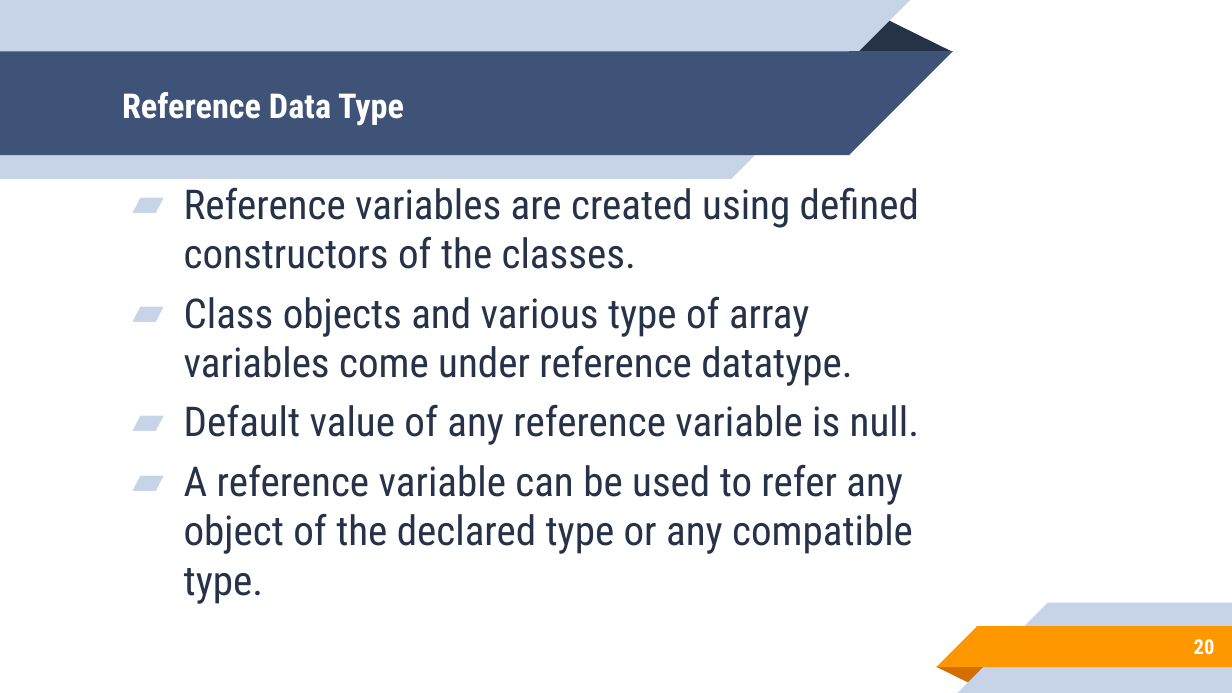
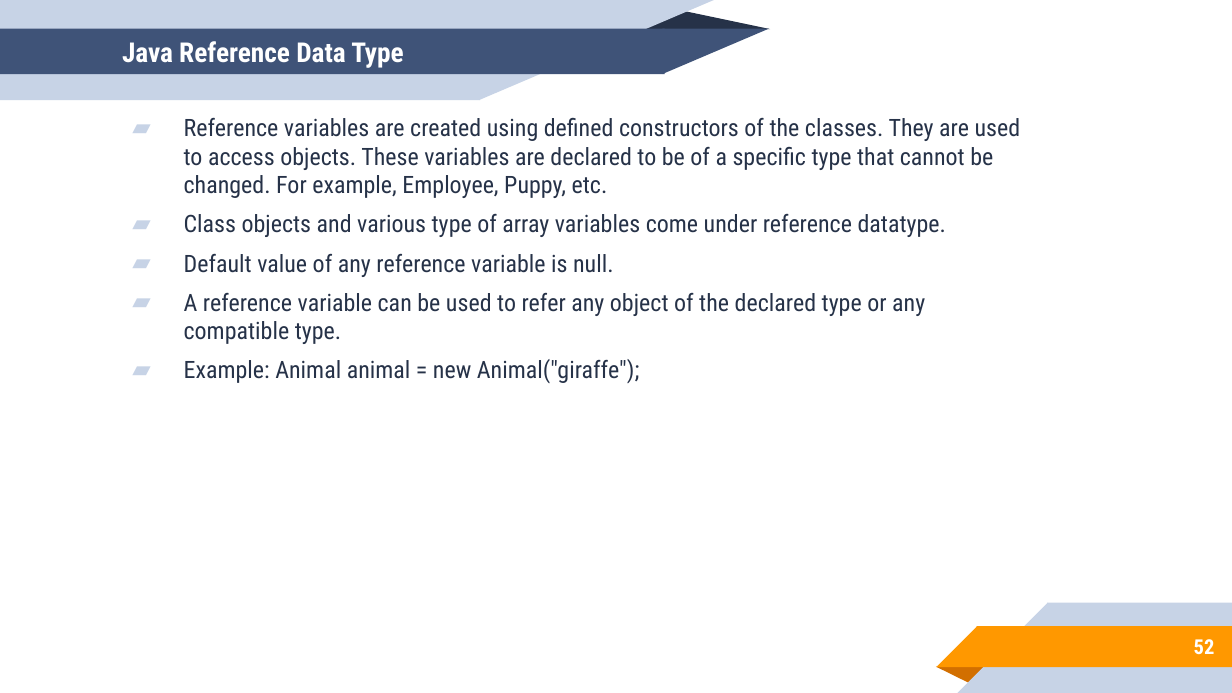
Before and after one commit to aronipurwanto/materi-xa, a slide deck: slide 52 of java/java-logic/Slide-Java-Logic-01.pptx (slide 20 before the commit). Drawn at 1232x693 pixels with LibreOffice and Linux fonts; fonts in the diff are those of the drawing. Boxes give left, top, right and bottom in pixels: in the first picture for what was removed or moved away, otherwise in the second. Text is boxed around its words. In the diff, an @@ line names an element or a change of style, - is before the commit and + after.

```diff
--- a/java/java-logic/Slide-Java-Logic-01.pptx
+++ b/java/java-logic/Slide-Java-Logic-01.pptx
@@ rectangle: place and size @@
-rectangle at <box>0,52,849,155</box>
+rectangle at <box>0,28,664,74</box>
@@ rectangle: place and size @@
-rectangle at <box>0,0,732,179</box>
+rectangle at <box>0,0,480,100</box>
@@ right triangle added at <box>479,0,715,100</box>, fill #C7D3E6 @@
@@ triangle: place and size @@
-triangle at <box>848,17,952,52</box>
+triangle at <box>632,10,770,30</box>
@@ right triangle: place and size @@
-right triangle at <box>849,52,952,155</box>
+right triangle at <box>663,28,770,74</box>
@@ right triangle removed at <box>732,0,910,179</box> @@
@@ title at <box>122,41,403,68</box>: text changed; size 20 to 16 pt @@
-Reference Data Type
+Java Reference Data Type
@@ text "Reference variables are created using ...": place and size @@
-text "Reference variables are created using ..." at <box>184,187,919,604</box>
+text "Reference variables are created using ..." at <box>184,117,1021,383</box>
@@ text "Reference variables are created using ..." at <box>184,117,1021,383</box>: vertical alignment middle to top @@
@@ text at <box>184,117,1021,198</box>: text changed; size 24 to 14 pt @@
-▰ Reference variables are created using defined constructors of the classes.
+▰ Reference variables are created using defined constructors of the classes. They are used to access objects. These variables are declared to be of a specific type that cannot be changed. For example, Employee, Puppy, etc.
@@ text at <box>184,214,946,344</box>: size 24 to 14 pt in "Class objects and various type of array ...", "Default value of any reference variable is ...", "A reference variable can be used to ..." @@
@@ text at <box>184,359,639,383</box>: paragraph added @@
+▰ Example: Animal animal = new Animal("giraffe");
@@ page number at <box>1194,639,1215,655</box>: text changed @@
-20
+52
```
Also in this commit, not shown: 22 other slides changed, 48 slides added, 9 slides removed, 16 other files.
